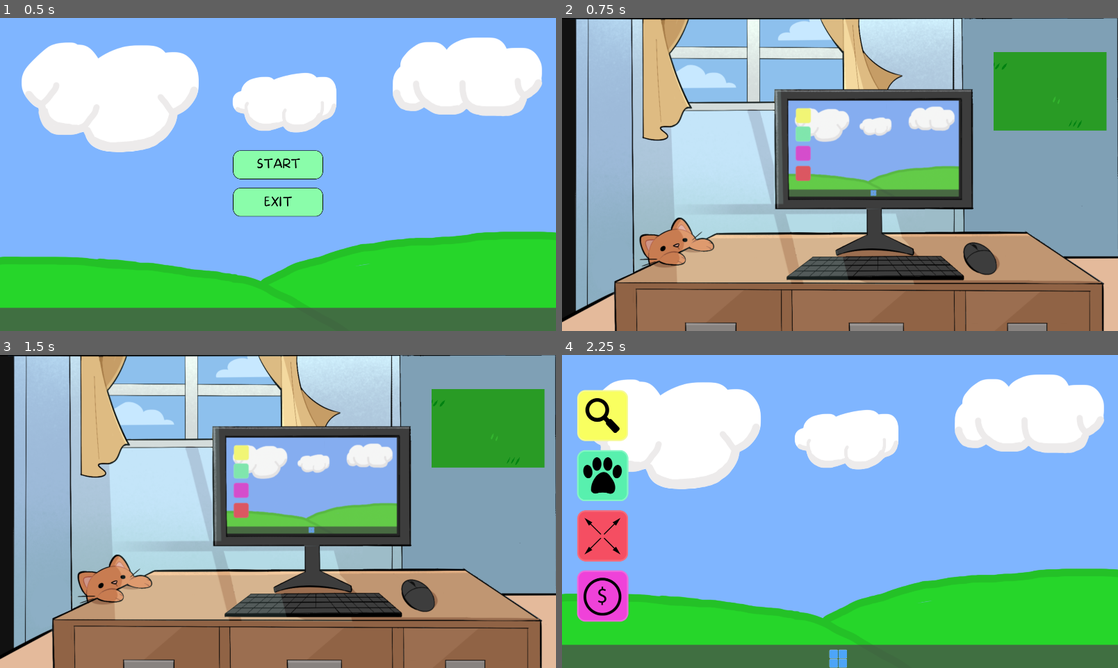
Above: before the commit, frames 1-4 (two rows, left to right).
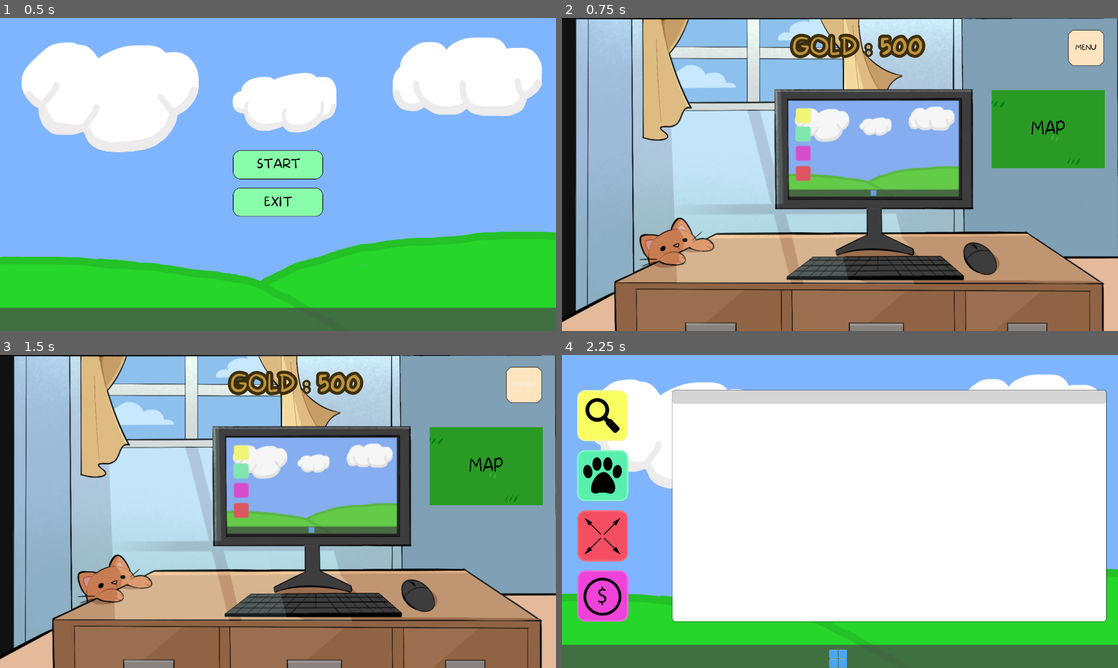
Above: after the commit, the same moments.

Repository: Gray-Alec58/gam-capstone
Game: Godot game, scene res://Scenes/start_screen.tscn
The game is run twice, just before and just after one commit, with the same random seed, the same clock (stepped at 60 frames per second) and the same inputs.
Inputs (mouse positions are in pixels of both pictures, inside the frame that each line leads up to):
- Up to frame 1 (0.5 s): no input
- Up to frame 2 (0.75 s): click "START" at 0.5 s
- Up to frame 3 (1.5 s): click (522, 383) at 1.25 s, where only the run after the commit has a clickable "MENU"
- Up to frame 4 (2.25 s): move the mouse to (873, 486) at 2.02 s; click (873, 486) at 2.17 s

Frame 1 is identical in both runs. In frame 2, 7.0% of the frame differs, in the area x 41-98%, y 3-48%; in frame 3, 7.0%; in frame 4, 48%, in the area x 19-98%, y 11-86%.

Commit message:
9/30
GOLD WORKS YIPPEEEEEEEEEEEEEEEEEEEEEEE

Diff:
--- a/Scenes/Scripts/GlobalScript.gd
+++ b/Scenes/Scripts/GlobalScript.gd
@@ -12,3 +12,10 @@
 	chicken_unlocked_changed.emit()
 
 var previous_scene_path: String = ""
+
+#money tracker
+signal gold_changed
+var gold: int = 500
+func gold_decrease(x: int) -> void:
+	gold -= x
+	gold_changed.emit()
--- /dev/null
+++ b/Scenes/Scripts/office_ui.gd
@@ -0,0 +1,11 @@
+extends Control
+
+@onready var gold_label: Label = %GoldLabel
+
+# Called when the node enters the scene tree for the first time.
+func _ready() -> void:
+	GlobalScript.gold_changed.connect(display_gold)
+	display_gold()
+
+func display_gold() -> void:
+	gold_label.text = "GOLD : " + str(GlobalScript.gold)
--- /dev/null
+++ b/Scenes/Scripts/rescue_window.gd
@@ -0,0 +1,23 @@
+extends MarginContainer
+
+@onready var chicken_rescue_window: NinePatchRect = %RescueAnimalInfo
+@onready var confirm_window: NinePatchRect = %ConfirmUI
+@onready var question_label: Label = %QuestionLabel
+
+func _ready() -> void:
+	GlobalScript.chicken_unlocked_changed.connect(display_rescue)
+	display_rescue()
+
+func display_rescue() -> void:
+	chicken_rescue_window.visible = GlobalScript.chicken_unlocked
+
+func _on_yes_button_pressed() -> void:
+	confirm_window.visible = true
+func _on_no_button_pressed() -> void:
+	confirm_window.visible = true
+	question_label.text = "Too bad. Purchase Animal?"
+func _on_buy_button_pressed() -> void:
+	confirm_window.visible = false
+	GlobalScript.gold -= 5
+func _on_no_buy_button_pressed() -> void:
+	confirm_window.visible = false
--- a/Scenes/computer_screen.tscn
+++ b/Scenes/computer_screen.tscn
@@ -35,7 +35,7 @@
 [ext_resource type="Texture2D" uid="uid://d38cxckouklf1" path="res://Art/ChickenUI.png" id="26_qsnkp"]
 [ext_resource type="Texture2D" uid="uid://ckijv5vshure4" path="res://Art/UI_Exports/popupui/YesButton.png" id="27_qsnkp"]
 [ext_resource type="Texture2D" uid="uid://cd0kx1a2kjtpt" path="res://Art/UI_Exports/popupui/NoButton.png" id="28_ffl3h"]
-[ext_resource type="Script" uid="uid://k0subthvjv58" path="res://Scenes/rescue_window.gd" id="30_ffl3h"]
+[ext_resource type="Script" uid="uid://k0subthvjv58" path="res://Scenes/Scripts/rescue_window.gd" id="30_ffl3h"]
 [ext_resource type="Texture2D" uid="uid://bn1dpsfygsfv8" path="res://Art/UI_Exports/ExpandApp/BuildNormal.png" id="31_l6eyl"]
 [ext_resource type="Texture2D" uid="uid://d33j47wd4tlip" path="res://Art/UI_Exports/FundraiserApp/LivestreamUi.png" id="31_svqil"]
 [ext_resource type="Texture2D" uid="uid://wao31hgc1oj7" path="res://Art/UI_Exports/ExpandApp/BuildClick.png" id="32_aiqxx"]
@@ -93,6 +93,20 @@
 texture_margin_right = 10.0
 texture_margin_bottom = 10.0
 
+[sub_resource type="StyleBoxTexture" id="StyleBoxTexture_kxbuo"]
+texture = ExtResource("27_qsnkp")
+texture_margin_left = 10.0
+texture_margin_top = 10.0
+texture_margin_right = 10.0
+texture_margin_bottom = 10.0
+
+[sub_resource type="StyleBoxTexture" id="StyleBoxTexture_5khfc"]
+texture = ExtResource("28_ffl3h")
+texture_margin_left = 10.0
+texture_margin_top = 10.0
+texture_margin_right = 10.0
+texture_margin_bottom = 10.0
+
 [node name="ComputerScreen" type="Control" unique_id=26936767]
 layout_mode = 3
 anchors_preset = 15
@@ -624,7 +638,6 @@
 text = "NO"
 
 [node name="RescueWindow" type="MarginContainer" parent="FullScreenContainer" unique_id=1478634671]
-visible = false
 custom_minimum_size = Vector2(1500, 800)
 layout_mode = 2
 size_flags_horizontal = 8
@@ -731,6 +744,71 @@
 theme_override_styles/pressed = SubResource("StyleBoxTexture_ui2y6")
 theme_override_styles/hover = SubResource("StyleBoxTexture_ui2y6")
 text = "No"
+
+[node name="ConfirmUI" type="NinePatchRect" parent="FullScreenContainer/RescueWindow/WindowBackground/MarginContainer" unique_id=1234473843]
+unique_name_in_owner = true
+visible = false
+custom_minimum_size = Vector2(350, 200)
+layout_mode = 2
+size_flags_horizontal = 4
+size_flags_vertical = 4
+texture = ExtResource("26_j3hoa")
+patch_margin_left = 15
+patch_margin_top = 15
+patch_margin_right = 15
+patch_margin_bottom = 15
+
+[node name="MarginContainer" type="MarginContainer" parent="FullScreenContainer/RescueWindow/WindowBackground/MarginContainer/ConfirmUI" unique_id=701994034]
+layout_mode = 1
+anchors_preset = 15
+anchor_right = 1.0
+anchor_bottom = 1.0
+grow_horizontal = 2
+grow_vertical = 2
+theme_override_constants/margin_left = 15
+theme_override_constants/margin_top = 15
+theme_override_constants/margin_right = 15
+theme_override_constants/margin_bottom = 15
+
+[node name="VBoxContainer" type="VBoxContainer" parent="FullScreenContainer/RescueWindow/WindowBackground/MarginContainer/ConfirmUI/MarginContainer" unique_id=1611766819]
+layout_mode = 2
+theme_override_constants/separation = 25
+
+[node name="QuestionLabel" type="Label" parent="FullScreenContainer/RescueWindow/WindowBackground/MarginContainer/ConfirmUI/MarginContainer/VBoxContainer" unique_id=1816174376]
+unique_name_in_owner = true
+layout_mode = 2
+theme_override_colors/font_color = Color(0, 0, 0, 1)
+theme_override_fonts/font = ExtResource("12_b3akq")
+theme_override_font_sizes/font_size = 36
+text = "Purchase Animal?"
+horizontal_alignment = 1
+vertical_alignment = 1
+
+[node name="HBoxContainer" type="HBoxContainer" parent="FullScreenContainer/RescueWindow/WindowBackground/MarginContainer/ConfirmUI/MarginContainer/VBoxContainer" unique_id=9515878]
+layout_mode = 2
+size_flags_horizontal = 4
+size_flags_vertical = 4
+theme_override_constants/separation = 35
+
+[node name="BuyButton" type="Button" parent="FullScreenContainer/RescueWindow/WindowBackground/MarginContainer/ConfirmUI/MarginContainer/VBoxContainer/HBoxContainer" unique_id=1298979128]
+layout_mode = 2
+theme_override_colors/font_color = Color(0, 0, 0, 1)
+theme_override_fonts/font = ExtResource("12_b3akq")
+theme_override_font_sizes/font_size = 48
+theme_override_styles/normal = SubResource("StyleBoxTexture_kxbuo")
+theme_override_styles/pressed = SubResource("StyleBoxTexture_kxbuo")
+theme_override_styles/hover = SubResource("StyleBoxTexture_kxbuo")
+text = "YES"
+
+[node name="NoBuyButton" type="Button" parent="FullScreenContainer/RescueWindow/WindowBackground/MarginContainer/ConfirmUI/MarginContainer/VBoxContainer/HBoxContainer" unique_id=1856631789]
+layout_mode = 2
+theme_override_colors/font_color = Color(0, 0, 0, 1)
+theme_override_fonts/font = ExtResource("12_b3akq")
+theme_override_font_sizes/font_size = 48
+theme_override_styles/normal = SubResource("StyleBoxTexture_5khfc")
+theme_override_styles/pressed = SubResource("StyleBoxTexture_5khfc")
+theme_override_styles/hover = SubResource("StyleBoxTexture_5khfc")
+text = "NO"
 
 [node name="ExpandWindow" type="MarginContainer" parent="FullScreenContainer" unique_id=1987274271]
 visible = false
@@ -936,5 +1014,7 @@
 [connection signal="pressed" from="FullScreenContainer/ResearchWindow2/WindowBackground/ScreenContainer/ConfirmUI/MarginContainer/VBoxContainer/HBoxContainer/NoButton" to="FullScreenContainer/ResearchWindow2" method="_on_no_button_pressed"]
 [connection signal="pressed" from="FullScreenContainer/RescueWindow/WindowBackground/MarginContainer/ResearchAnimalList/RescueAnimalInfo/MarginContainer/AdoptButtonContainer/YesButton" to="FullScreenContainer/RescueWindow" method="_on_yes_button_pressed"]
 [connection signal="pressed" from="FullScreenContainer/RescueWindow/WindowBackground/MarginContainer/ResearchAnimalList/RescueAnimalInfo/MarginContainer/AdoptButtonContainer/NoButton" to="FullScreenContainer/RescueWindow" method="_on_no_button_pressed"]
+[connection signal="pressed" from="FullScreenContainer/RescueWindow/WindowBackground/MarginContainer/ConfirmUI/MarginContainer/VBoxContainer/HBoxContainer/BuyButton" to="FullScreenContainer/RescueWindow" method="_on_buy_button_pressed"]
+[connection signal="pressed" from="FullScreenContainer/RescueWindow/WindowBackground/MarginContainer/ConfirmUI/MarginContainer/VBoxContainer/HBoxContainer/NoBuyButton" to="FullScreenContainer/RescueWindow" method="_on_no_buy_button_pressed"]
 [connection signal="pressed" from="FullScreenContainer/ExpandWindow/NinePatchRect/MarginContainer/VBoxContainer/ButtonContainer/BuildTextB" to="FullScreenContainer" method="_on_build_text_b_pressed"]
 [connection signal="pressed" from="ExitTextB" to="." method="_on_exit_texture_button_pressed"]
--- a/Scenes/office_scene.tscn
+++ b/Scenes/office_scene.tscn
@@ -2,8 +2,10 @@
 
 [ext_resource type="Texture2D" uid="uid://b0yao7opcsfd6" path="res://Art/OfficeBackground.png" id="1_lj5is"]
 [ext_resource type="Script" uid="uid://3oou6046lhpe" path="res://Scenes/Scripts/computer.gd" id="2_idq54"]
+[ext_resource type="PackedScene" uid="uid://dy30jg28ep16d" path="res://Scenes/office_ui.tscn" id="2_tnddm"]
 [ext_resource type="Texture2D" uid="uid://3qdmnfiycv3u" path="res://Art/UI_Exports/BuildingScene/ExBuiIdTab.png" id="3_s0r6g"]
 [ext_resource type="Script" uid="uid://ntfnre6lblwy" path="res://Scenes/Scripts/map_exit_area_2d.gd" id="4_rs28u"]
+[ext_resource type="FontFile" uid="uid://cg0sgnllbk1h7" path="res://Art/Fonts/more-sugar.thin.ttf" id="5_2pxgx"]
 
 [sub_resource type="RectangleShape2D" id="RectangleShape2D_1ofqy"]
 size = Vector2(356.0614, 201.50003)
@@ -19,27 +21,63 @@
 scale = Vector2(0.99973947, 0.99999994)
 texture = ExtResource("1_lj5is")
 
-[node name="Computer" type="Area2D" parent="Background" unique_id=238663247]
-position = Vector2(-960.83386, -540)
-scale = Vector2(1.6673905, 1.6666666)
+[node name="MarginContainer" type="MarginContainer" parent="Background" unique_id=1087832805]
+anchors_preset = 15
+anchor_right = 1.0
+anchor_bottom = 1.0
+offset_left = -960.50024
+offset_top = -540.0
+offset_right = -967.0017
+offset_bottom = -1419.0
+grow_horizontal = 2
+grow_vertical = 2
+theme_override_constants/margin_left = 25
+theme_override_constants/margin_top = 25
+theme_override_constants/margin_right = 25
+theme_override_constants/margin_bottom = 25
+
+[node name="OfficeUI" parent="Background/MarginContainer" unique_id=1844209491 instance=ExtResource("2_tnddm")]
+layout_mode = 2
+
+[node name="Computer" type="Area2D" parent="." unique_id=238663247]
+position = Vector2(-0.33355713, 0)
+scale = Vector2(1.6669561, 1.6666665)
 script = ExtResource("2_idq54")
 
-[node name="CollisionShape2D" type="CollisionShape2D" parent="Background/Computer" unique_id=1461915325]
+[node name="CollisionShape2D" type="CollisionShape2D" parent="Computer" unique_id=1461915325]
 position = Vector2(645.2265, 271.25003)
 shape = SubResource("RectangleShape2D_1ofqy")
 
 [node name="MapExit" type="Sprite2D" parent="." unique_id=802230950]
-position = Vector2(1685, 253)
+position = Vector2(1679, 383)
 scale = Vector2(0.20338544, 0.24953705)
 texture = ExtResource("3_s0r6g")
 
+[node name="Label" type="Label" parent="MapExit" unique_id=963132044]
+anchors_preset = 8
+anchor_left = 0.5
+anchor_top = 0.5
+anchor_right = 0.5
+anchor_bottom = 0.5
+offset_left = -980.0
+offset_top = -551.5
+offset_right = -940.0
+offset_bottom = -528.5
+grow_horizontal = 2
+grow_vertical = 2
+theme_override_colors/font_color = Color(0, 0, 0, 1)
+theme_override_fonts/font = ExtResource("5_2pxgx")
+theme_override_font_sizes/font_size = 250
+text = "MAP"
+
 [node name="MapExitArea2D" type="Area2D" parent="MapExit" unique_id=844726637]
+position = Vector2(44.25095, 705.306)
 script = ExtResource("4_rs28u")
 
 [node name="CollisionShape2D" type="CollisionShape2D" parent="MapExit/MapExitArea2D" unique_id=545513655]
-position = Vector2(0, 2.0039063)
+position = Vector2(-44.250954, -705.30615)
 scale = Vector2(0.99999964, 0.9999994)
 shape = SubResource("RectangleShape2D_5fshx")
 
-[connection signal="input_event" from="Background/Computer" to="Background/Computer" method="_on_input_event"]
+[connection signal="input_event" from="Computer" to="Computer" method="_on_input_event"]
 [connection signal="input_event" from="MapExit/MapExitArea2D" to="MapExit/MapExitArea2D" method="_on_input_event"]
--- a/Scenes/office_ui.tscn
+++ b/Scenes/office_ui.tscn
@@ -1,4 +1,15 @@
 [gd_scene format=3 uid="uid://dy30jg28ep16d"]
+
+[ext_resource type="FontFile" uid="uid://cg0sgnllbk1h7" path="res://Art/Fonts/more-sugar.thin.ttf" id="1_dyv43"]
+[ext_resource type="Script" uid="uid://biualx634hvum" path="res://Scenes/Scripts/office_ui.gd" id="1_tjp44"]
+[ext_resource type="Texture2D" uid="uid://mjmsgcdybsyj" path="res://Art/UI_Exports/ResearchApp/ResearchAnimalButton.png" id="2_tjp44"]
+
+[sub_resource type="StyleBoxTexture" id="StyleBoxTexture_1ofqy"]
+texture = ExtResource("2_tjp44")
+texture_margin_left = 10.0
+texture_margin_top = 10.0
+texture_margin_right = 10.0
+texture_margin_bottom = 10.0
 
 [node name="OfficeUI" type="Control" unique_id=1844209491]
 layout_mode = 3
@@ -7,3 +18,46 @@
 anchor_bottom = 1.0
 grow_horizontal = 2
 grow_vertical = 2
+script = ExtResource("1_tjp44")
+
+[node name="OfficeUIContainer" type="MarginContainer" parent="." unique_id=1076444110]
+custom_minimum_size = Vector2(0, 150)
+layout_mode = 1
+anchors_preset = 10
+anchor_right = 1.0
+grow_horizontal = 2
+theme_override_constants/margin_left = 15
+theme_override_constants/margin_top = 15
+theme_override_constants/margin_right = 15
+theme_override_constants/margin_bottom = 15
+
+[node name="HBoxContainer" type="HBoxContainer" parent="OfficeUIContainer" unique_id=173315675]
+layout_mode = 2
+size_flags_horizontal = 8
+size_flags_vertical = 4
+theme_override_constants/separation = 500
+
+[node name="GoldLabel" type="Label" parent="OfficeUIContainer/HBoxContainer" unique_id=1499934049]
+unique_name_in_owner = true
+layout_mode = 2
+theme_override_colors/font_color = Color(0.7419234, 0.5789323, 0.23495722, 1)
+theme_override_colors/font_outline_color = Color(0.23703721, 0.17634973, 0.043878317, 1)
+theme_override_constants/outline_size = 42
+theme_override_fonts/font = ExtResource("1_dyv43")
+theme_override_font_sizes/font_size = 80
+text = "gold"
+horizontal_alignment = 1
+vertical_alignment = 1
+
+[node name="MenuButton" type="Button" parent="OfficeUIContainer/HBoxContainer" unique_id=267222431]
+custom_minimum_size = Vector2(125, 125)
+layout_mode = 2
+size_flags_horizontal = 8
+size_flags_vertical = 4
+theme_override_colors/font_color = Color(0, 0, 0, 1)
+theme_override_fonts/font = ExtResource("1_dyv43")
+theme_override_font_sizes/font_size = 24
+theme_override_styles/normal = SubResource("StyleBoxTexture_1ofqy")
+theme_override_styles/pressed = SubResource("StyleBoxTexture_1ofqy")
+theme_override_styles/hover = SubResource("StyleBoxTexture_1ofqy")
+text = "MENU"
--- a/Scenes/rescue_window.gd
+++ /dev/null
@@ -1,15 +0,0 @@
-extends MarginContainer
-
-@onready var chicken_rescue_window: NinePatchRect = %RescueAnimalInfo
-
-func _ready() -> void:
-	GlobalScript.chicken_unlocked_changed.connect(display_rescue)
-	display_rescue()
-
-func display_rescue() -> void:
-	chicken_rescue_window.visible = GlobalScript.chicken_unlocked
-
-func _on_yes_button_pressed() -> void:
-	pass # Replace with function body.
-func _on_no_button_pressed() -> void:
-	pass # Replace with function body.
Not shown, added: Scenes/Scripts/office_ui.gd.uid
Renamed: Scenes/rescue_window.gd.uid -> Scenes/Scripts/rescue_window.gd.uid
